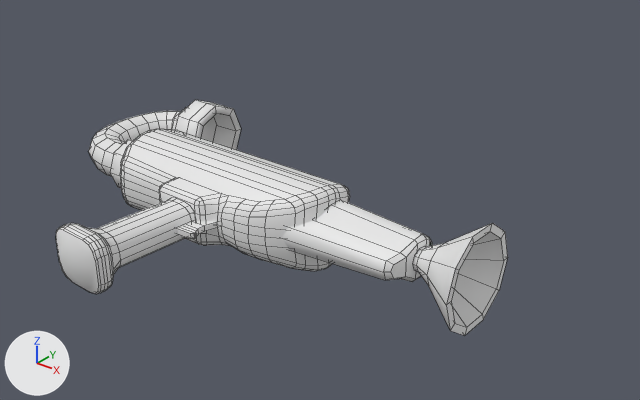
The Blender file Henrik/Blender/Watergun.blend, before and after one commit.
Rendered twice from a 50 mm camera at (2.25, -2.66, 1.52) aimed at (0.18, -0.07, -0.09). The axes (+X, +Y, +Z) are drawn at lower left. The lights are the same throughout. Mesh edges are drawn as thin lines.

In view in the first picture: 'PaintGun'.
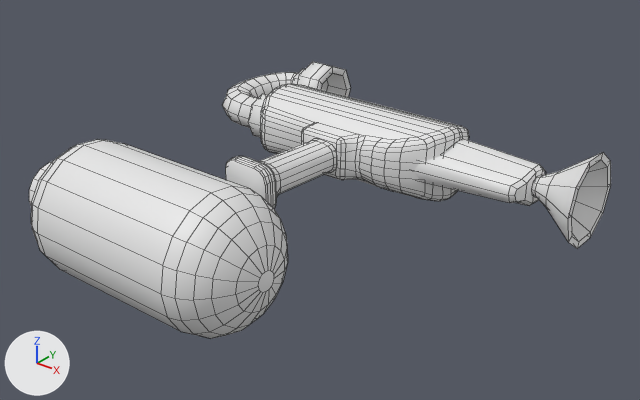
The newer file is also turned or shifted as a whole; pictures and numbers use the older file's frame.

What changed in the scene script:
```text
Change me_cylinder_004:
    where me_cylinder_004.from_pydata(...)  # 809 vertices, 757 faces; spans x -2.2..2.19, y -6.12..8.78, z -11.13..3.73
    used by ob_paintgun; location = (0.582, -0.361, 0.003); rotation_euler = (0.0, -1.571, 0.0), in degrees (0, -90, 0); scale = (-0.0855, -0.0855, -0.134)
    me_cylinder_004 part 1: the loose piece of 36 vertices spanning x -1.24..1.24, y -1.0..2.17, z -1.77..2.07 is multiplied about its middle by the matrix ((0.0, 0.0, 0.134), (0.0, -0.086, 0.0), (-0.086, 0.0, 0.0)), then moved by (0.64, -0.19, -0.15)
    me_cylinder_004 part 2: the loose piece of 359 vertices spanning x -1.91..1.98, y -1.24..3.4, z -8.07..-0.71 is multiplied about its middle by the matrix ((0.0, 0.0, 0.134), (0.0, -0.086, 0.0), (-0.086, 0.0, 0.0)), then moved by (0.0, -0.73, 4.39)
    me_cylinder_004 part 3: the loose piece of 160 vertices spanning x -1.22..1.3, y 3.38..8.78, z -5.69..-3.9 is multiplied about its middle by the matrix ((0.0, 0.0, 0.134), (0.0, -0.086, 0.0), (-0.086, 0.0, 0.0)), then moved by (-0.06, -6.16, 4.79)
    me_cylinder_004 part 4: the loose piece of 168 vertices spanning x -1.81..1.88, y -6.12..2.23, z -11.13..-7.89 is multiplied about its middle by the matrix ((0.0, 0.0, 0.134), (0.0, -0.086, 0.0), (-0.086, 0.0, 0.0)), then moved by (-0.69, 2.55, 9.51)
    me_cylinder_004 part 5: the loose piece of 60 vertices spanning x -2.2..2.19, y -2.3..2.31, z 2.0..3.73 is multiplied about its middle by the matrix ((0.0, 0.0, 0.134), (0.0, -0.086, 0.0), (-0.086, 0.0, 0.0)), then moved by (1.01, 0.44, -2.86)
    me_cylinder_004 part 6: the loose piece of 26 vertices spanning x -0.1..0.17, y 2.77..4.45, z -4.36..-3.4 is deleted
Add me_cylinder_002:
    me_cylinder_002.from_pydata(...)  # 238 vertices, 223 faces; spans x -0.55..0.578, y -0.27..0.265, z -0.269..0.269
    me_cylinder_002.polygons.foreach_set('use_smooth', [True] * 223)
Change ob_paintgun:
    ob_paintgun.rotation_euler: (0.0, -1.571, 0.0) -> (0.0, 0.0, 0.0)  # degrees (0, -90, 0) -> degrees (0, 0, 0)
    ob_paintgun.scale: (-0.0855, -0.0855, -0.134) -> (1.0, 1.0, 1.0)
    ob_paintgun.location: (0.582, -0.361, 0.003) -> (0.0, 0.0, 0.0)
Add ob_tank:
    ob_tank = bpy.data.objects.new('Tank', me_cylinder_002)
    ob_tank.location = (-0.04, -0.804, 0.003)
```

Pixel boxes (x1, y1, x2, y2) of what changed, in the pictures (640 x 400 px; the box of a moved part takes in the faces that stretch with it):
'PaintGun', reshaped, moved, turned, rescaled: before (56, 100, 508, 336); after (222, 62, 611, 249)
'Tank', added: after (29, 139, 288, 338)
part 1 of me_cylinder_004, moved or reshaped: before (282, 200, 433, 282); after (414, 139, 546, 206)
part 2 of me_cylinder_004, moved or reshaped: before (120, 129, 350, 271); after (260, 84, 469, 201)
part 3 of me_cylinder_004, moved or reshaped: before (56, 198, 196, 294); after (226, 139, 337, 208)
part 4 of me_cylinder_004, moved or reshaped: before (88, 100, 241, 188); after (222, 62, 351, 138)
part 5 of me_cylinder_004, moved or reshaped: before (413, 223, 508, 336); after (531, 152, 611, 249)
part 6 of me_cylinder_004, deleted: before (177, 221, 217, 239)
